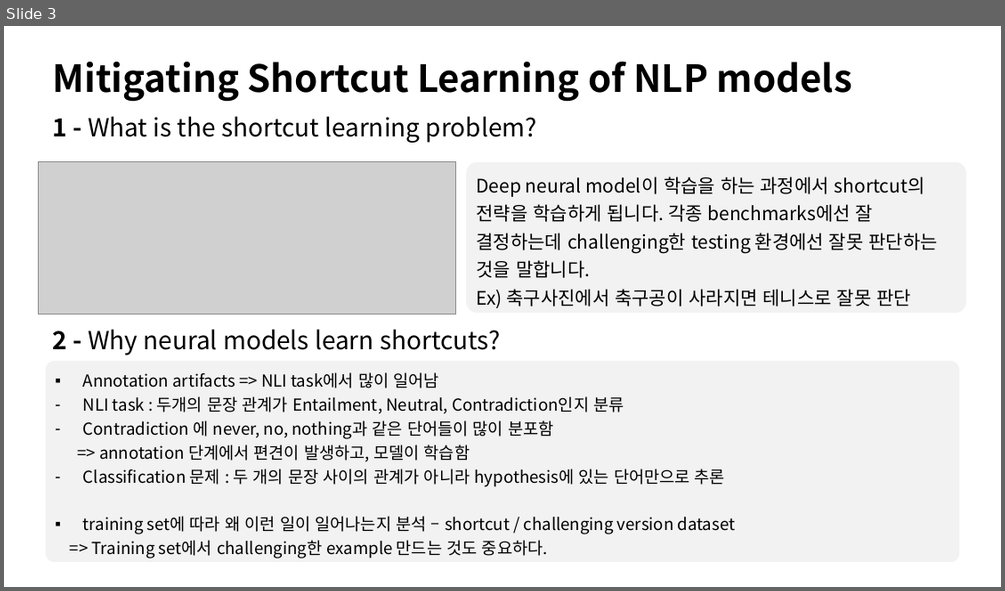
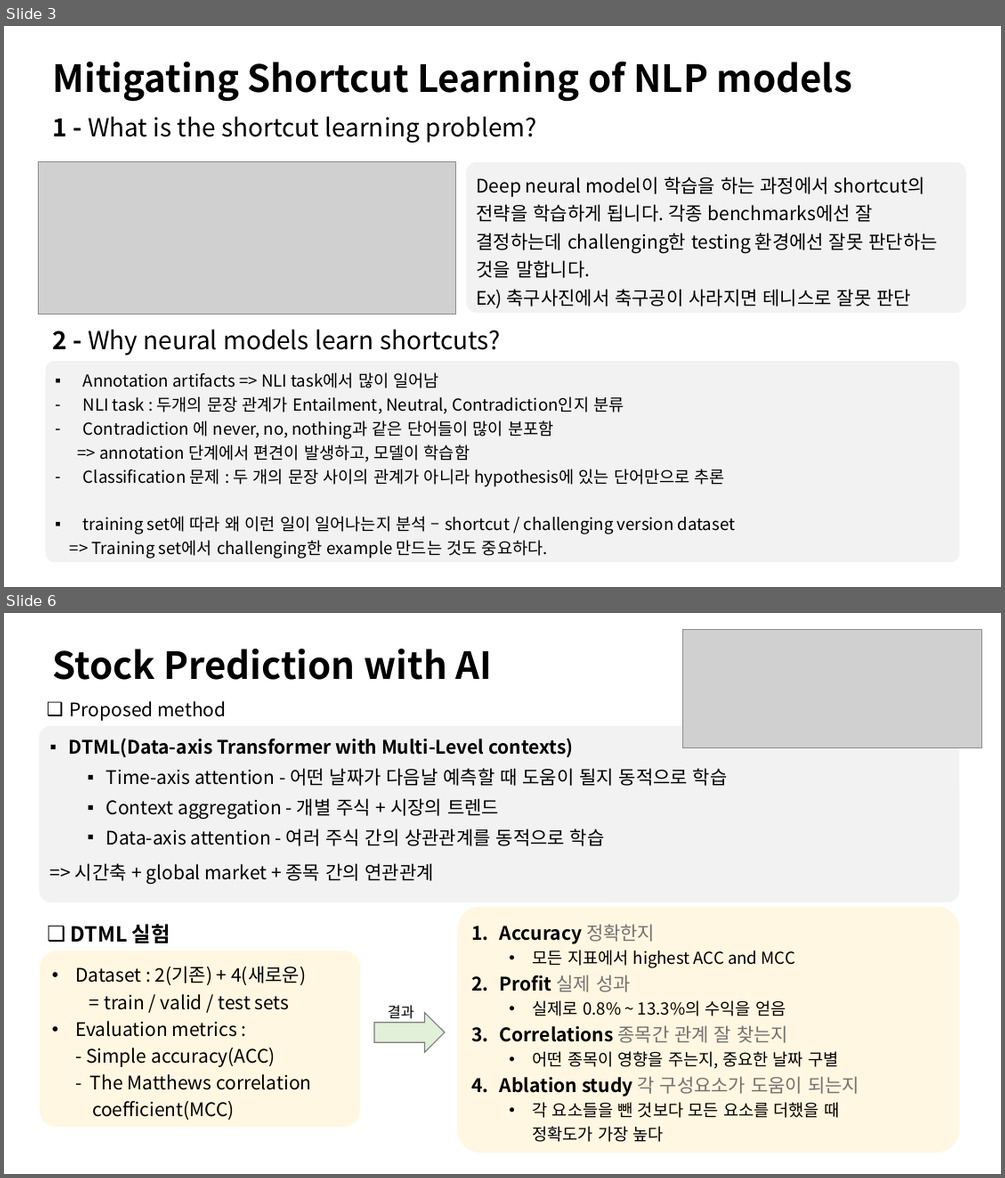
Before and after one commit to sohee98/DeepLearning_study, a slide deck: 미팅 자료/1주차(220316)-세미나영상요약.pptx. Shown one above the other, each under a label of ours: slide 3 before the commit, slides 3 and 6 after it; the slides between them are not shown. The pictures are 1005x591 and 1005x1178 pixels, drawn with LibreOffice and Linux fonts; fonts in the diff are those of the drawing; grey boxes stand for pictures. Boxes give left, top, right and bottom in pixels: in the first picture for what was removed or moved away, otherwise in the second. Text is boxed around its words. In the diff, an @@ line names an element or a change of style, - is before the commit and + after.

```diff
--- a/미팅 자료/1주차(220316)-세미나영상요약.pptx
+++ b/미팅 자료/1주차(220316)-세미나영상요약.pptx
@@ slide 6 added at (4,613,1001,1174), background #FFFFFF @@
@@ picture added at (683,629,981,748) @@
@@ title added at (52,649,493,680), 36 pt, text #000000, bold @@
+Stock Prediction with AI
@@ text added at (70,701,226,721), 18 pt, text #000000 @@
+❑ Proposed method
@@ rounded rectangle added at (39,726,960,902), fill #F2F2F2, 18 pt, text #000000 @@
+▪ DTML(Data-axis Transformer with Multi-Level contexts)
+  ▪ Time-axis attention - 어떤 날짜가 다음날 예측할 때 도움이 될지 동적으로 학습
+  ▪ Context aggregation - 개별 주식 + 시장의 트렌드
+  ▪ Data-axis attention - 여러 주식 간의 상관관계를 동적으로 학습
+=> 시간축 + global market + 종목 간의 연관관계
@@ rounded rectangle added at (458,906,960,1152), fill #FFF7E1, 16 pt, text #000000 @@
+1. Accuracy 정확한지
+  • 모든 지표에서 highest ACC and MCC
+2. Profit 실제 성과
+  • 실제로 0.8% ~ 13.3%의 수익을 얻음
+3. Correlations 종목간 관계 잘 찾는지
+  • 어떤 종목이 영향을 주는지, 중요한 날짜 구별
+4. Ablation study 각 구성요소가 도움이 되는지
+  • 각 요소들을 뺀 것보다 모든 요소를 더했을 때
+    정확도가 가장 높다
@@ text added at (71,924,170,943), 20 pt, text #000000, bold @@
+❑ DTML 실험
@@ rounded rectangle added at (40,950,360,1126), fill #FFF7E1, 18 pt, text #000000 @@
+• Dataset : 2(기존) + 4(새로운)
+  = train / valid / test sets
+• Evaluation metrics :
+  - Simple accuracy(ACC)
+  - The Matthews correlation
+  coefficient(MCC)
@@ right arrow added at (374,1013,445,1052), fill #E2F0D9, outline #7C7C7C 1 pt @@
@@ text added at (388,1005,414,1022), 14 pt, text #000000 @@
+결과
```
Also in this commit, not shown: 2 slides changed, 3 other slides added, 2 other files.
